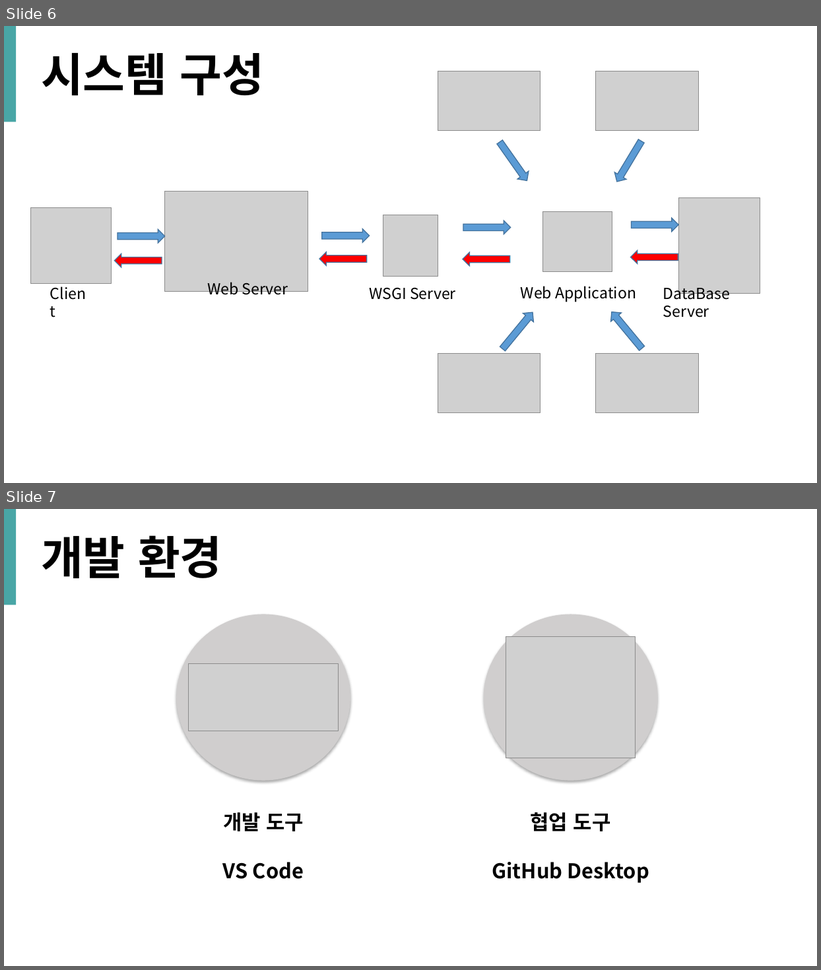
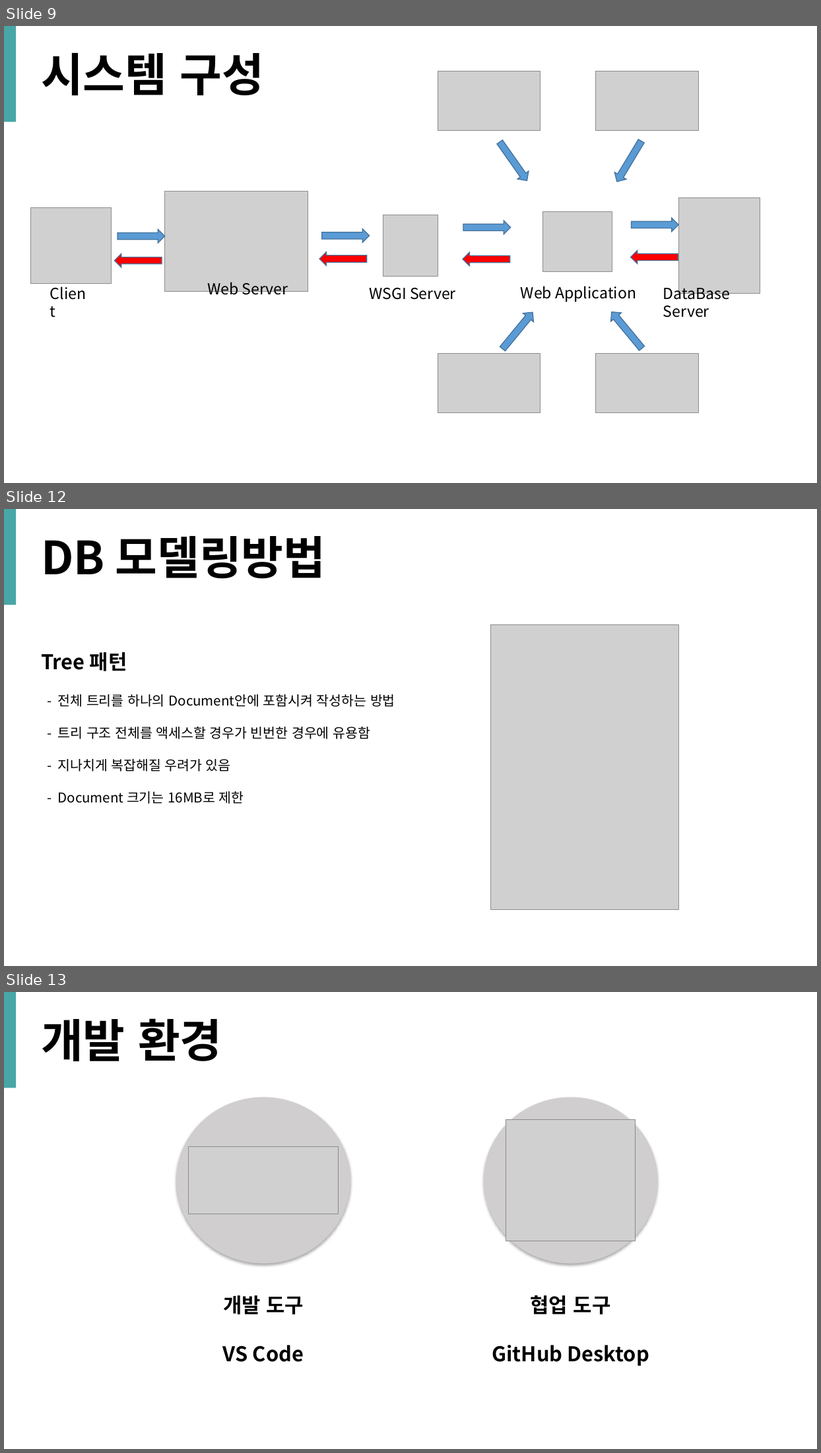
Before and after one commit to SoonMinKwun/history_of_studying, a slide deck: myeongji/졸작/계획 및 발표/졸업프로젝트_내일의_반찬_발표자료.pptx. Shown one above the other, each under a label of ours: slides 6 and 7 before the commit, slides 9, 12 and 13 after it; the slides between them are not shown. The pictures are 821x970 and 821x1453 pixels, drawn with LibreOffice and Linux fonts; fonts in the diff are those of the drawing; grey boxes stand for pictures. Boxes give left, top, right and bottom in pixels: in the first picture for what was removed or moved away, otherwise in the second. Text is boxed around its words. In the diff, an @@ line names an element or a change of style, - is before the commit and + after.

```diff
--- a/myeongji/졸작/계획 및 발표/졸업프로젝트_내일의_반찬_발표자료.pptx
+++ b/myeongji/졸작/계획 및 발표/졸업프로젝트_내일의_반찬_발표자료.pptx
@@ slide 12 added at box(4, 509, 817, 966), background #FFFFFF @@
@@ rectangle added at box(4, 509, 16, 605), fill #49A6A6 @@
@@ text added at box(41, 536, 326, 579), 54 pt, text #000000, bold @@
+DB 모델링방법
@@ picture added at box(491, 625, 679, 910) @@
@@ text added at box(41, 652, 395, 804), 16 pt, text #000000 @@
+Tree 패턴
+- 전체 트리를 하나의 Document안에 포함시켜 작성하는 방법
+- 트리 구조 전체를 액세스할 경우가 빈번한 경우에 유용함
+- 지나치게 복잡해질 우려가 있음
+- Document 크기는 16MB로 제한
@@ what was slide 6 is now slide 9 @@
@@ what was slide 7 is now slide 13 @@
```
Also in this commit, not shown: 6 other slides added, 5 other files.
